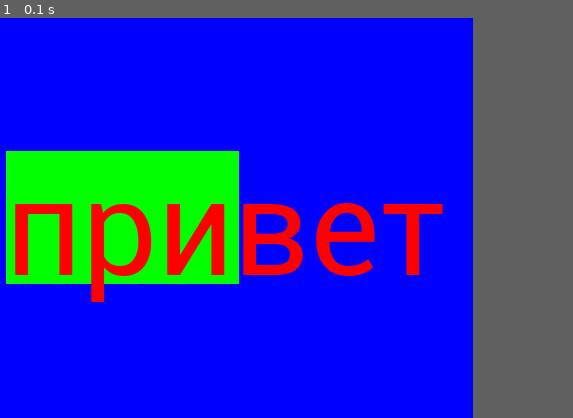
Above: before the commit, frame 1.
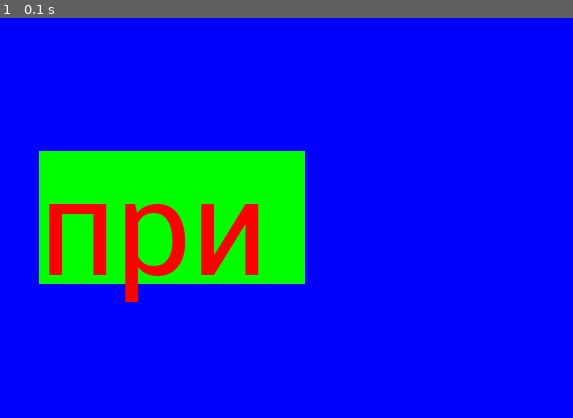
Above: after the commit, the same moment.

Repository: Moderator220/MyPythonPyGame
Game: pygame game, started from main.py
Two runs of this game, one before a commit and one after it. Both use one fixed random seed, a clock stepped at 60 frames per second and the inputs below.
Inputs:
- Up to frame 1 (0.1 s): no input
In our replay, the window is 700x400 before the commit and 800x400 after it. These sizes can differ from the game's own. Grey fills any space a smaller window leaves; there, only what the larger window draws over its background counts as a difference.

The runs differ from the first frame. In frame 1, 10% of the frame differs, in the area x 1-78%, y 33-71%.

Commit message:
словвввввввввввво

Diff:
--- a/main.py
+++ b/main.py
@@ -4,15 +4,16 @@
 pygame.init()
 
 #Create a displace surface object
-screen = pygame.display.set_mode((700, 400), RESIZABLE)
+screen = pygame.display.set_mode((800, 400), RESIZABLE)
 
 mainLoop = True
 while mainLoop:
+    widght, hight = pygame.display.get_surface().get_size()
+
     screen.fill('blue')
 
     # sqr:
 
-    widght, hight = pygame.display.get_surface().get_size()
     pygame.draw.rect(screen, 'green',
                  (widght / 3, hight / 3, widght / 3, hight / 3))
 
@@ -20,7 +21,7 @@
 
     label = pygame.font.Font('font.ttf', int(hight / 3))
 
-    next_label = label.render('привет', True, 'red')
+    next_label = label.render('при', True, 'red')
 
     next_label_x = widght / 3
     next_label_y = hight / 3
